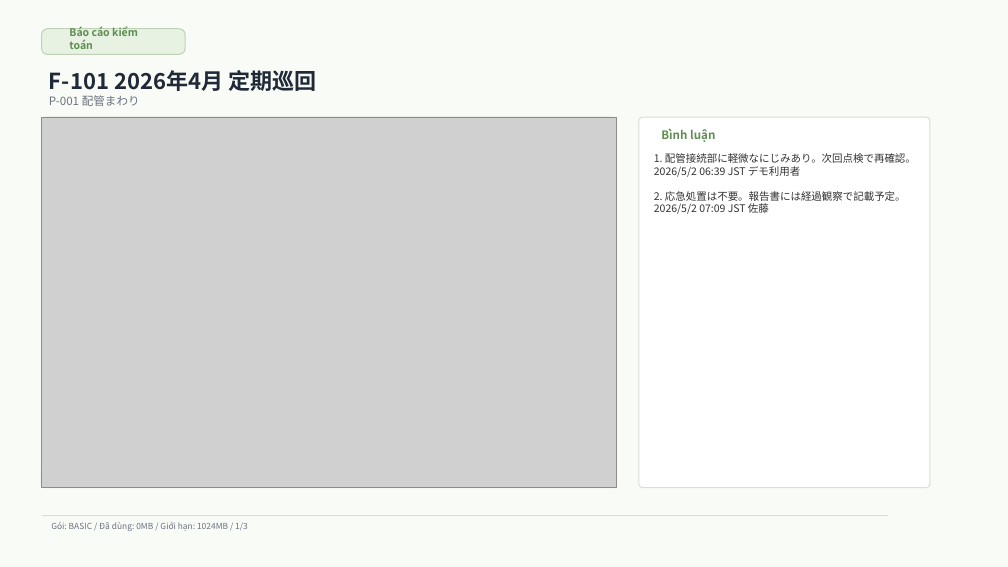
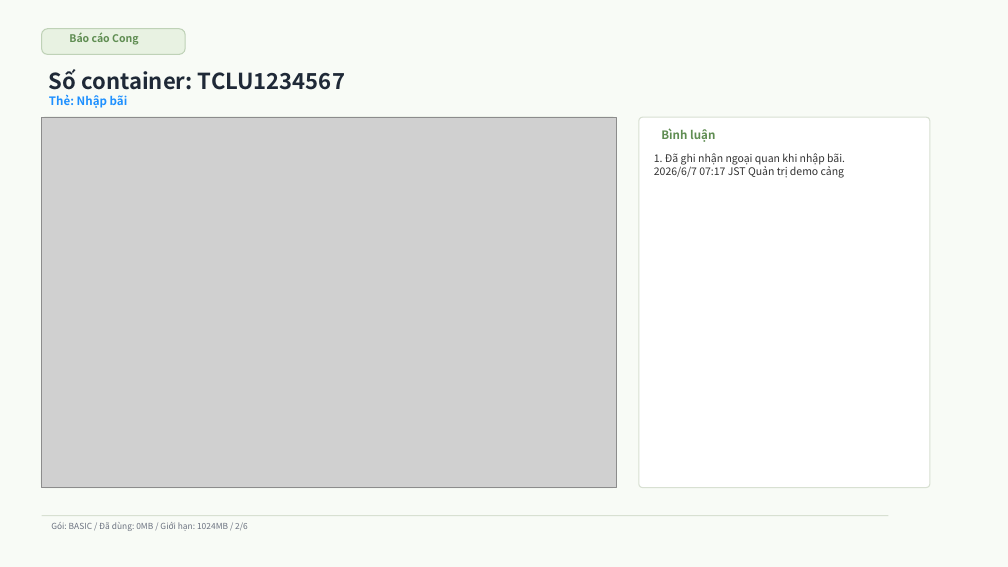
Before and after one commit to intK-bell/kansa, a slide deck: slide 2 of frontend/demo-assets/demo-export-high-sample-vi.pptx (slide 1 before the commit). Drawn at 1008x567 pixels with LibreOffice and Linux fonts; fonts in the diff are those of the drawing; grey boxes stand for pictures. Boxes give left, top, right and bottom in pixels: in the first picture for what was removed or moved away, otherwise in the second. Text is boxed around its words. In the diff, an @@ line names an element or a change of style, - is before the commit and + after.

Commit message:
multi-lang-cong

```diff
--- a/frontend/demo-assets/demo-export-high-sample-vi.pptx
+++ b/frontend/demo-assets/demo-export-high-sample-vi.pptx
@@ text at bbox=[69, 32, 138, 45]: text changed @@
-Báo cáo kiểm toán
+Báo cáo Cong
@@ text at bbox=[49, 69, 345, 95]: text changed @@
-F-101 2026年4月 定期巡回
+Số container: TCLU1234567
@@ text at bbox=[49, 94, 128, 108]: text changed; text colour #6B7280 to #1E90FF; bold on @@
-P-001 配管まわり
+Thẻ: Nhập bãi
@@ text at bbox=[654, 153, 845, 178]: text changed @@
-1. 配管接続部に軽微なにじみあり。次回点検で再確認。
-2026/5/2 06:39 JST デモ利用者
-2. 応急処置は不要。報告書には経過観察で記載予定。
-2026/5/2 07:09 JST 佐藤
+1. Đã ghi nhận ngoại quan khi nhập bãi.
+2026/6/7 07:17 JST Quản trị demo cảng
```
Also in this commit, not shown: 2 other slides changed, 3 slides added, 19 other files.
